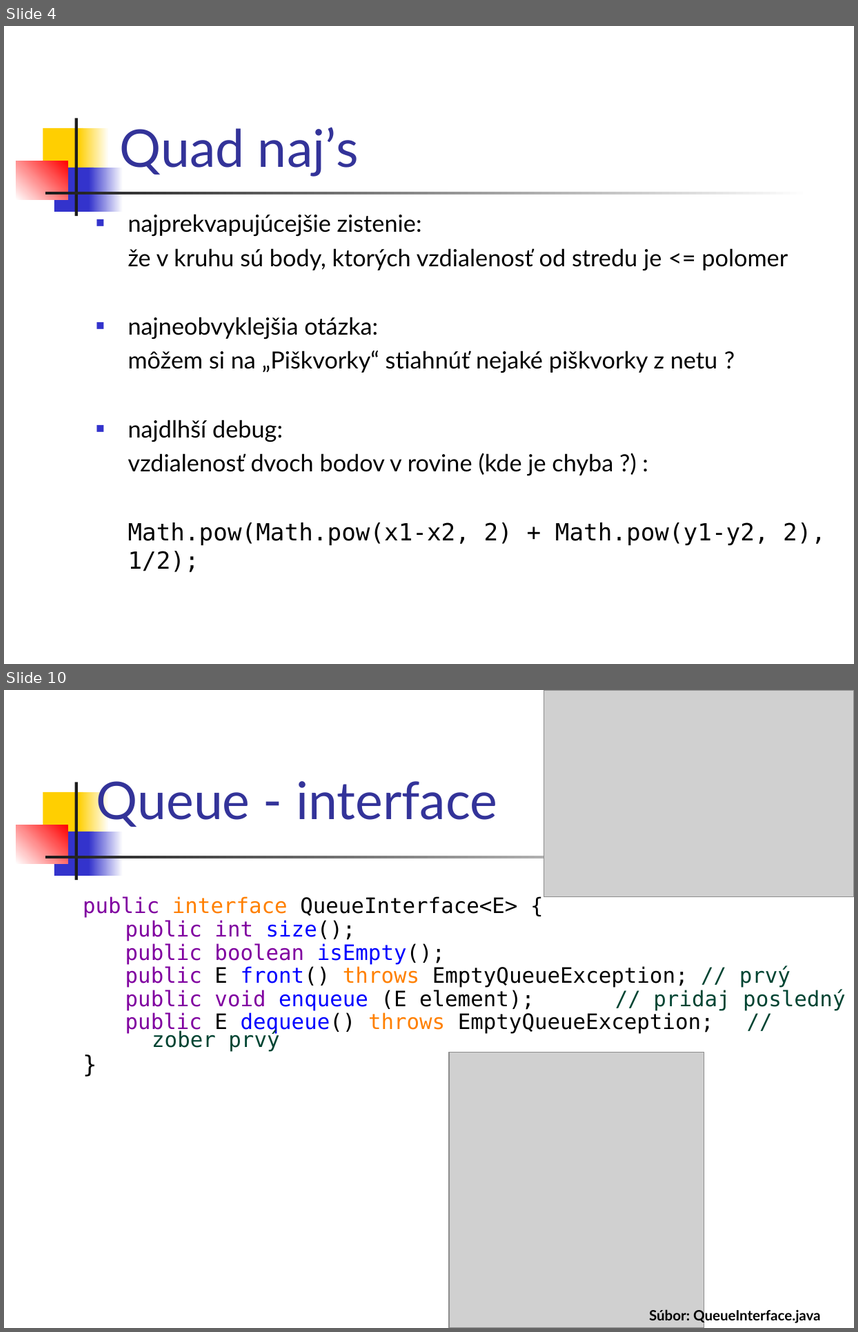
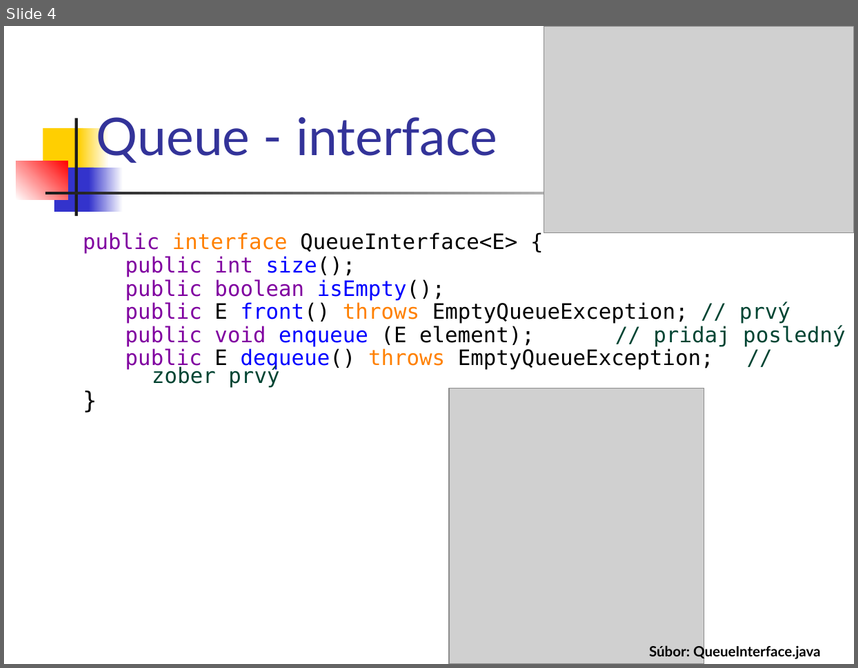
Before and after one commit to Programovanie4/Prednasky, a slide deck: 06/06_java_intro.ppt. Shown one above the other, each under a label of ours: slides 4 and 10 before the commit, slide 4 after it; the slides between them are not shown. The pictures are 858x1332 and 858x668 pixels, drawn with LibreOffice and Linux fonts; fonts in the diff are those of the drawing; grey boxes stand for pictures. Boxes give left, top, right and bottom in pixels: in the first picture for what was removed or moved away, otherwise in the second. Text is boxed around its words. In the diff, an @@ line names an element or a change of style, - is before the commit and + after.

```diff
--- a/06/06_java_intro.ppt
+++ b/06/06_java_intro.ppt
@@ slide 4 removed at bbox=[4, 26, 854, 664], background #FFFFFF; not listed: 7 template elements that a slide beside it also shows @@
@@ title removed at bbox=[119, 127, 359, 176] @@
-Quad naj’s
@@ text removed at bbox=[128, 214, 826, 572] @@
-■ najprekvapujúcejšie zistenie:
-že v kruhu sú body, ktorých vzdialenosť od stredu je <= polomer
-■ najneobvyklejšia otázka:
-môžem si na „Piškvorky“ stiahnúť nejaké piškvorky z netu ?
-■ najdlhší debug:
-vzdialenosť dvoch bodov v rovine (kde je chyba ?) :
-Math.pow(Math.pow(x1-x2, 2) + Math.pow(y1-y2, 2), 1/2);
@@ what was slide 10 is now slide 4 @@
```
Also in this commit, not shown: 2 slides changed, 3 slides added, 12 other slides removed, 4 other files.
